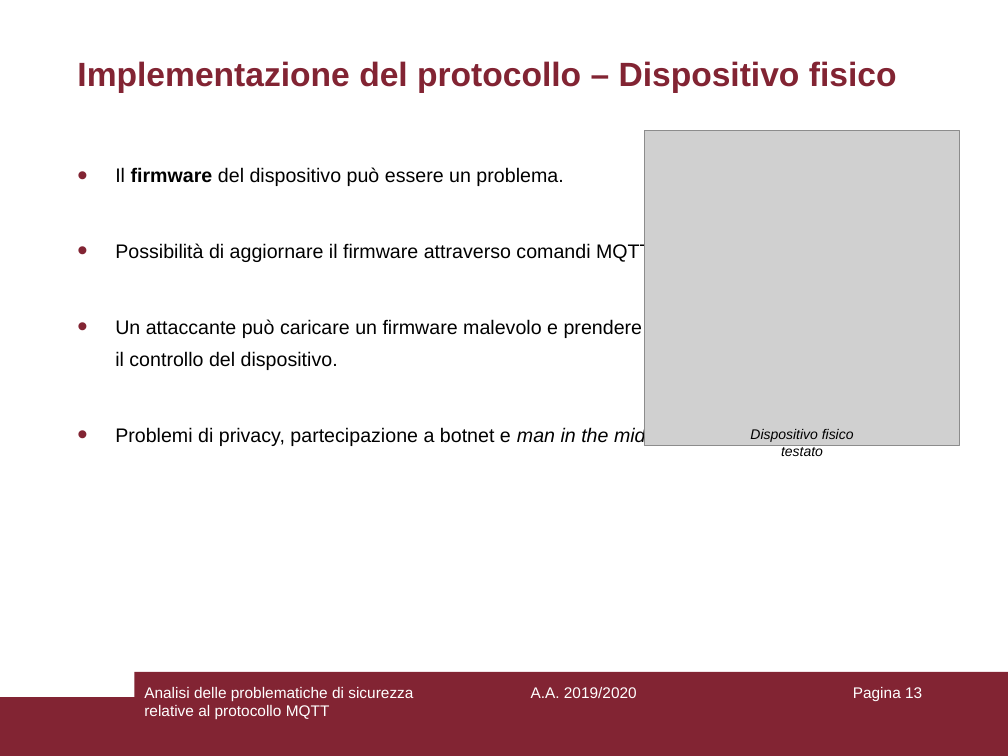
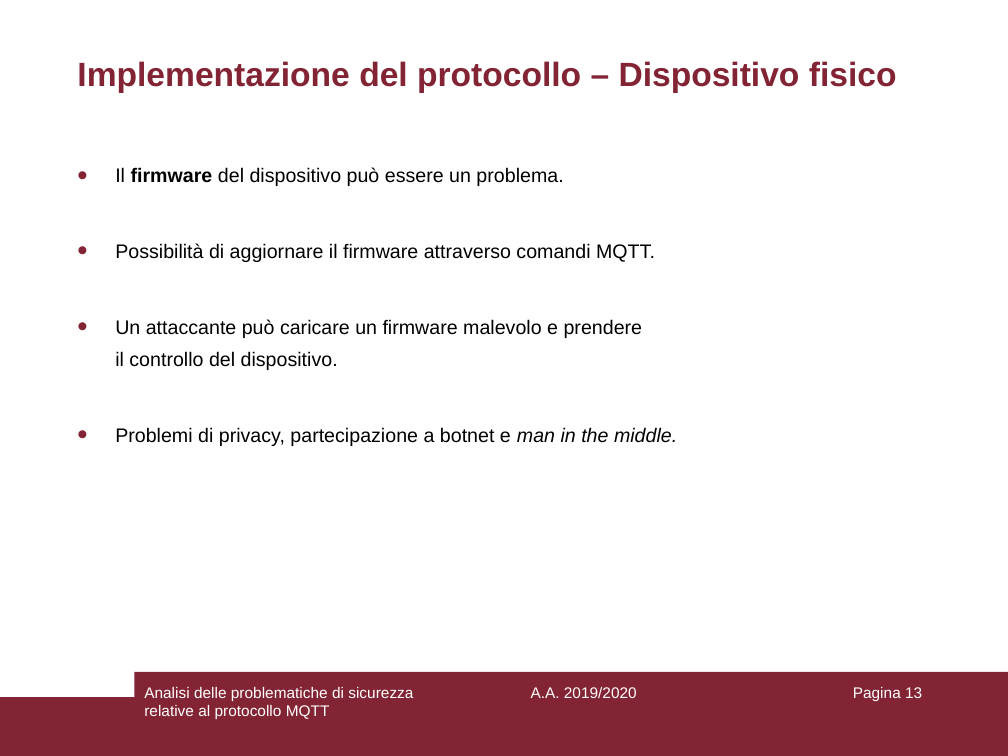
Before and after one commit to aedoardo/bachelor-degree-thesis, a slide deck: slide 13 of slides/Presentazione.ppt. Drawn at 1008x756 pixels with LibreOffice and Linux fonts; fonts in the diff are those of the drawing; grey boxes stand for pictures. Boxes give left, top, right and bottom in pixels: in the first picture for what was removed or moved away, otherwise in the second. Text is boxed around its words. In the diff, an @@ line names an element or a change of style, - is before the commit and + after.

```diff
--- a/slides/Presentazione.ppt
+++ b/slides/Presentazione.ppt
@@ picture removed at (644,130,960,446) @@
@@ text removed at (750,429,854,456) @@
-Dispositivo fisico testato
```
Also in this commit, not shown: 7 other slides changed, 1 other file.
